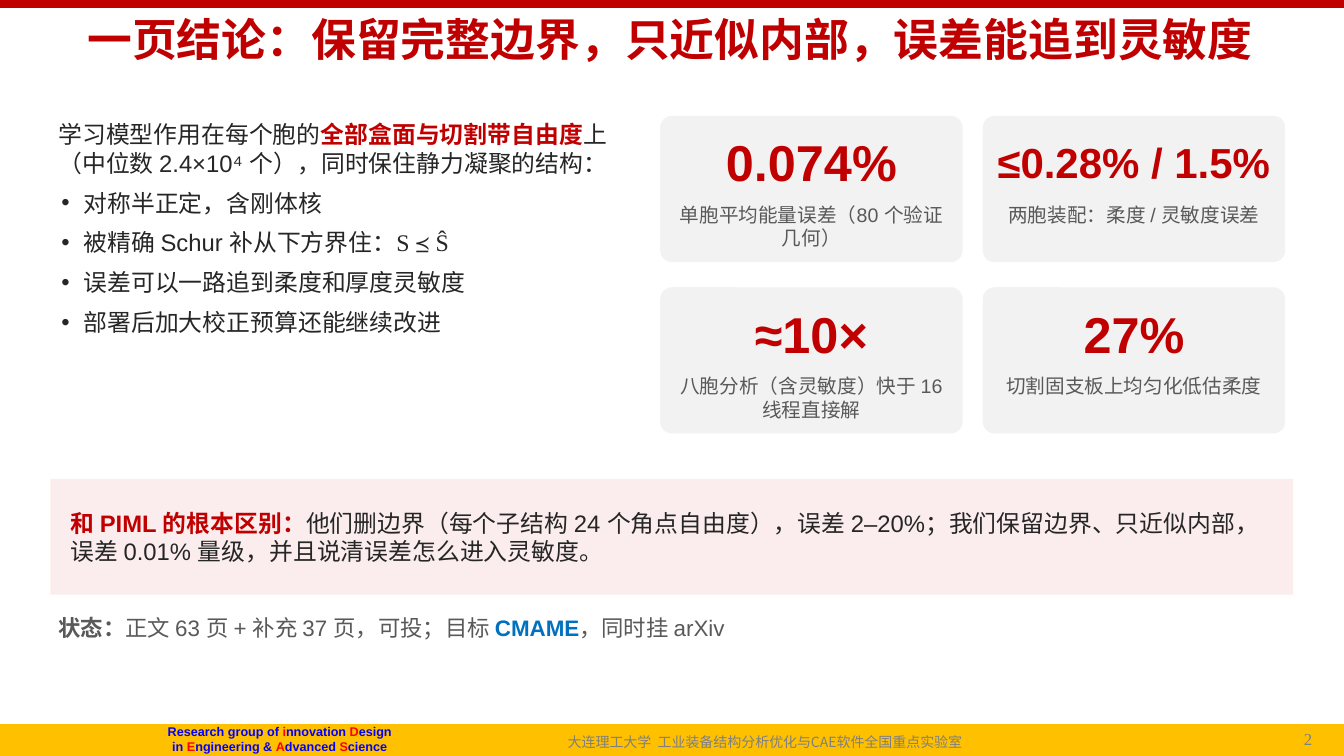
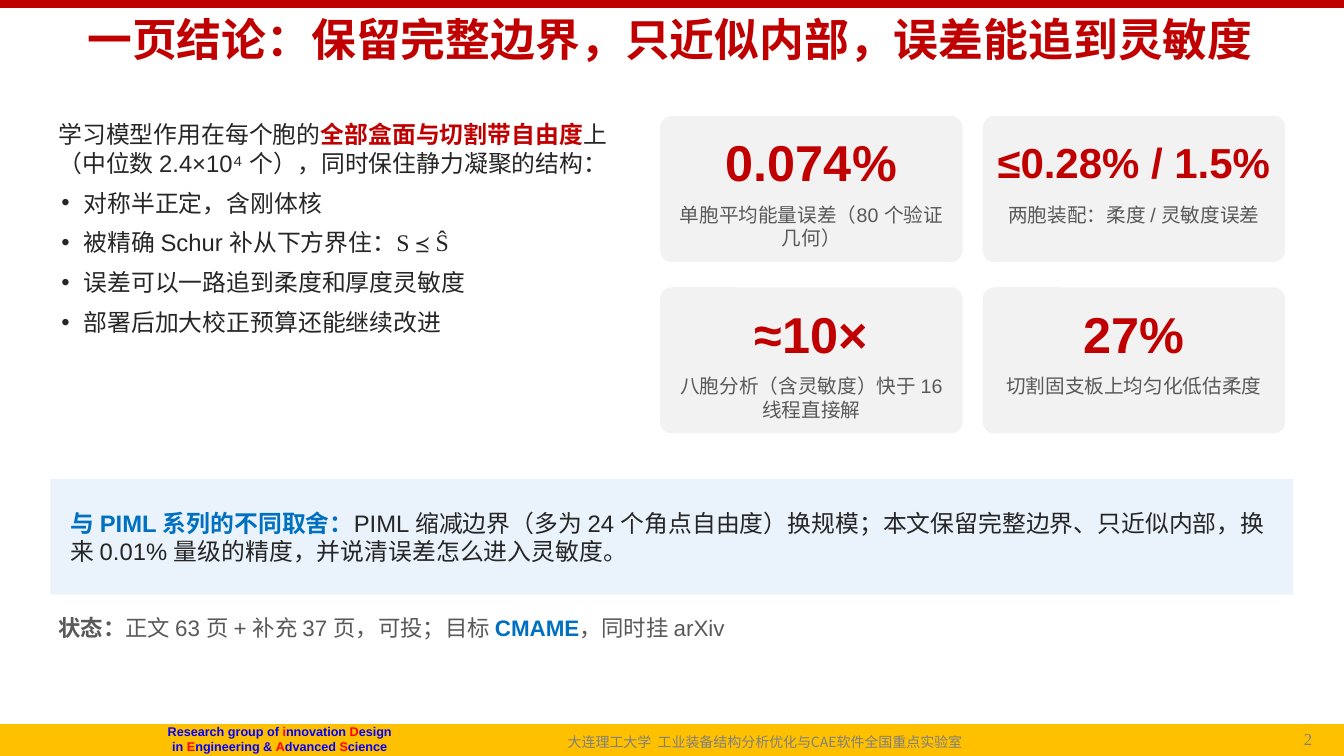
Before and after one commit to fanzhirui1004-source/curly-octo-goggles, a slide deck: slide 2 of docs/followup/talk/P1_NICE_导师汇报_20261003.pptx. Drawn at 1344x756 pixels with LibreOffice and Linux fonts; fonts in the diff are those of the drawing; background and template pictures are left out. Boxes give left, top, right and bottom in pixels: in the first picture for what was removed or moved away, otherwise in the second. Text is boxed around its words. In the diff, an @@ line names an element or a change of style, - is before the commit and + after.

```diff
--- a/docs/followup/talk/P1_NICE_导师汇报_20261003.pptx
+++ b/docs/followup/talk/P1_NICE_导师汇报_20261003.pptx
@@ rectangle "与 PIML 系列的不同取舍：PIML 缩减边界（多为 24 ..." at [50,479,1294,595]: fill #FBEDED to #EAF2FB @@
@@ text in rectangle at [71,511,1265,563]: text changed @@
-和 PIML 的根本区别：他们删边界（每个子结构 24 个角点自由度），误差 2–20%；我们保留边界、只近似内部，误差 0.01% 量级，并且说清误差怎么进入灵敏度。
+与 PIML 系列的不同取舍：PIML 缩减边界（多为 24 个角点自由度）换规模；本文保留完整边界、只近似内部，换来 0.01% 量级的精度，并说清误差怎么进入灵敏度。
```
Also in this commit, not shown: 7 other slides changed, 20 slides added, 7 slides removed, 2 other files.
